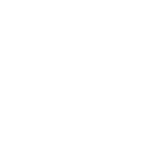
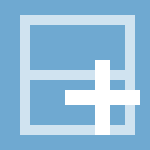
The second 150x150 image is a revision of the first. Changes to its layers:
painted on "レイヤー 9" over (x1=20, y1=10, x2=135, y2=140)
showed "レイヤー 6" over (x1=0, y1=0, x2=150, y2=150)
